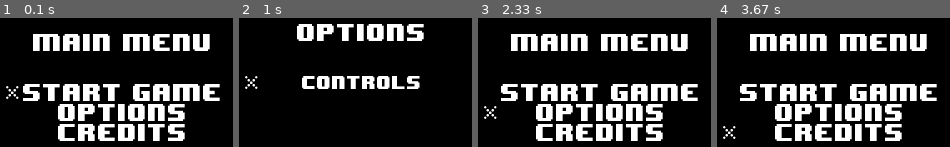
Above: before the commit, frames 1-4 (left to right).
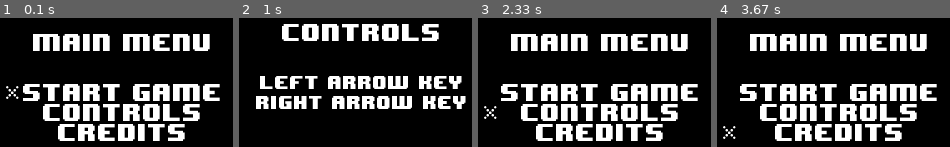
Above: after the commit, the same moments.

Repository: CrystalShrestha/PyGameBreakout
Game: pygame game, started from main.py
Same seed, same stepped clock (60 frames per second), same inputs: the game is played once before the commit and once after it.
Inputs:
- Up to frame 1 (0.1 s): no input
- Up to frame 2 (1 s): hold Down 0.33-0.8 s; tap Enter at 0.83 s
- Up to frame 3 (2.33 s): tap Backspace at 1.57 s; hold Down 1.9-2.27 s; hold Up from 2.3 s (still down)
- Up to frame 4 (3.67 s): release Up at 2.6 s; hold Down 2.63-2.93 s; hold Up 2.97-3.33 s; hold Down from 3.37 s (still down)

The runs differ from the first frame. In frame 1, 6.4% of the frame differs, in the area x 18-86%, y 66-80%; in frame 2, 19%, in the area x 2-98%, y 4-71%; in frame 3, 6.4%; in frame 4, 6.4%.

Commit message:
Game menu

Diff:
--- a/menu.py
+++ b/menu.py
@@ -21,7 +21,7 @@
         Menu.__init__(self, game)
         self.state = "Start"
         self.startx, self.starty = self.mid_w, self.mid_h + 30
-        self.optionsx, self.optionsy = self.mid_w, self.mid_h + 50
+        self.controlsx, self.controlsy = self.mid_w, self.mid_h + 50
         self.creditsx, self.creditsy = self.mid_w, self.mid_h + 70
         self.cursor_rect.midtop = (self.startx + self.offset, self.starty)
 
@@ -33,7 +33,7 @@
             self.game.display.fill(self.game.BLACK)
             self.game.draw_text('Main Menu', 20, self.game.DISPLAY_W / 2, self.game.DISPLAY_H / 2 - 20)
             self.game.draw_text("Start Game", 20, self.startx, self.starty)
-            self.game.draw_text("Options", 20, self.optionsx, self.optionsy)
+            self.game.draw_text("Controls", 20, self.controlsx, self.controlsy)
             self.game.draw_text("Credits", 20, self.creditsx, self.creditsy)
             self.draw_cursor()
             self.blit_screen()
@@ -42,9 +42,9 @@
     def move_cursor(self):
         if self.game.DOWN_KEY:
             if self.state == 'Start':
-                self.cursor_rect.midtop = (self.optionsx + self.offset, self.optionsy)
-                self.state = 'Options'
-            elif self.state == 'Options':
+                self.cursor_rect.midtop = (self.controlsx + self.offset, self.controlsy)
+                self.state = 'Controls'
+            elif self.state == 'Controls':
                 self.cursor_rect.midtop = (self.creditsx + self.offset, self.creditsy)
                 self.state = 'Credits'
             elif self.state == 'Credits':
@@ -54,23 +54,24 @@
             if self.state == 'Start':
                 self.cursor_rect.midtop = (self.creditsx + self.offset, self.creditsy)
                 self.state = 'Credits'
-            elif self.state == 'Options':
+            elif self.state == 'Controls':
                 self.cursor_rect.midtop = (self.startx + self.offset, self.starty)
                 self.state = 'Start'
             elif self.state == 'Credits':
-                self.cursor_rect.midtop = (self.optionsx + self.offset, self.optionsy)
-                self.state = 'Options'
+                self.cursor_rect.midtop = (self.controlsx + self.offset, self.controlsy)
+                self.state = 'Controls'
 
     def check_input(self):
         self.move_cursor()
         if self.game.START_KEY:
             if self.state == 'Start':
                 self.game.playing = True
-            elif self.state == 'Options':
+            elif self.state == 'Controls':
                 self.game.curr_menu = self.game.options
             elif self.state == 'Credits':
                 self.game.curr_menu = self.game.credits
             self.run_display = False
+
 
 class OptionsMenu(Menu):
     def __init__(self, game):
@@ -78,9 +79,7 @@
         self.state = 'Controls'
         self.leftx, self.lefty = self.mid_w, self.mid_h + 20
         self.rightx, self.righty = self.mid_w, self.mid_h + 40
-        #self.volx, self.voly = self.mid_w, self.mid_h + 20
-        self.controlsx, self.controlsy = self.mid_w, self.mid_h + 20
-        self.cursor_rect.midtop = (self.controlsx + self.offset, self.controlsy)
+        self.cursor_rect.midtop = (self.rightx + self.offset, self.righty)
 
     def display_menu(self):
         self.run_display = True
@@ -88,25 +87,20 @@
             self.game.check_events()
             self.check_input()
             self.game.display.fill((0, 0, 0))
-            self.game.draw_text('Options', 20, self.game.DISPLAY_W / 2, self.game.DISPLAY_H / 2 - 30)
-            #self.game.draw_text("Volume", 15, self.volx, self.voly)
-            self.game.draw_text("Controls", 15, self.controlsx, self.controlsy)
-            self.draw_cursor()
+            self.game.draw_text('Controls', 20, self.game.DISPLAY_W / 2, self.game.DISPLAY_H / 2 - 30)
+            self.game.draw_text("left arrow key", 15, self.leftx, self.lefty)
+            self.game.draw_text("right ARROW KEY", 15, self.rightx, self.righty)
+
             self.blit_screen()
 
     def check_input(self):
-        if self.game.BACK_KEY:
+        if self.game.BACK_KEY or self.game.START_KEY:
             self.game.curr_menu = self.game.main_menu
             self.run_display = False
-        #elif self.game.UP_KEY or self.game.DOWN_KEY:
-            #if self.state == 'Volume':
-                #self.state = 'Controls'
-                #self.cursor_rect.midtop = (self.controlsx + self.offset, self.controlsy)
-            #elif self.state == 'Controls':
-                #self.state = 'Volume'
-                #self.cursor_rect.midtop = (self.volx + self.offset, self.voly)
+
         elif self.game.START_KEY :
             pass
+
 
 
 
